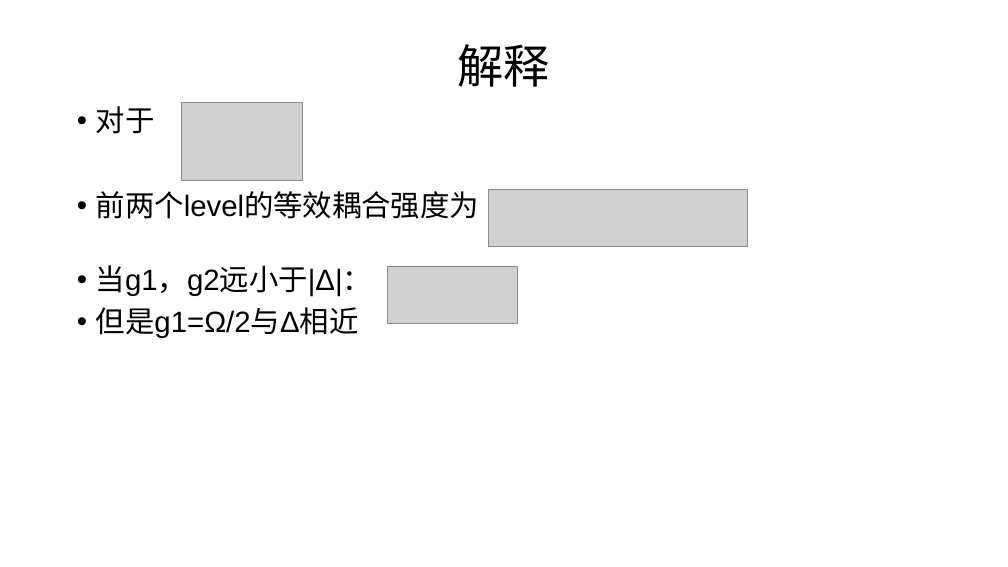
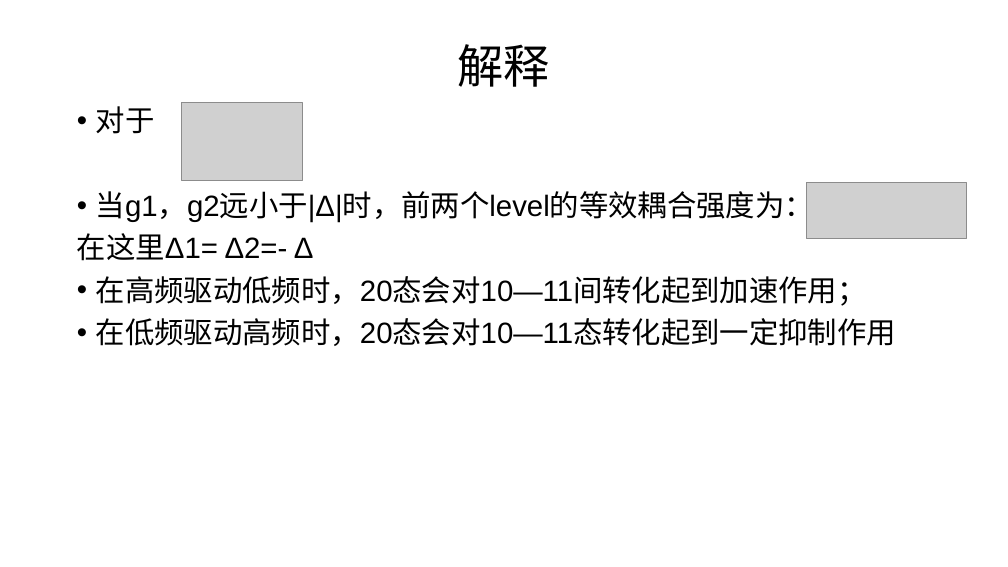
Before and after one commit to liyaochong/Quantum-Circuit, a slide deck: slide 25 of 程序/程序/programme/two qubit gate/CZgate/IBM/ppt/IBM的CNOT门仿真初步结果.pptx. Drawn at 1008x567 pixels with LibreOffice and Linux fonts; fonts in the diff are those of the drawing; grey boxes stand for pictures. Boxes give left, top, right and bottom in pixels: in the first picture for what was removed or moved away, otherwise in the second. Text is boxed around its words. In the diff, an @@ line names an element or a change of style, - is before the commit and + after.

```diff
--- a/程序/程序/programme/two qubit gate/CZgate/IBM/ppt/IBM的CNOT门仿真初步结果.pptx
+++ b/程序/程序/programme/two qubit gate/CZgate/IBM/ppt/IBM的CNOT门仿真初步结果.pptx
@@ text at (77,186,896,346): text changed @@
-• 前两个level的等效耦合强度为
-• 当g1，g2远小于|Δ|：
-• 但是g1=Ω/2与Δ相近
+• 当g1，g2远小于|Δ|时，前两个level的等效耦合强度为：
+在这里Δ1= Δ2=- Δ
+• 在高频驱动低频时，20态会对10—11间转化起到加速作用；
+• 在低频驱动高频时，20态会对10—11态转化起到一定抑制作用
@@ picture removed at (488,189,748,247) @@
@@ picture added at (807,182,966,239) @@
@@ picture removed at (388,266,518,324) @@
```
Also in this commit, not shown: 1 other slide changed, 14 slides added, 13 other files.
